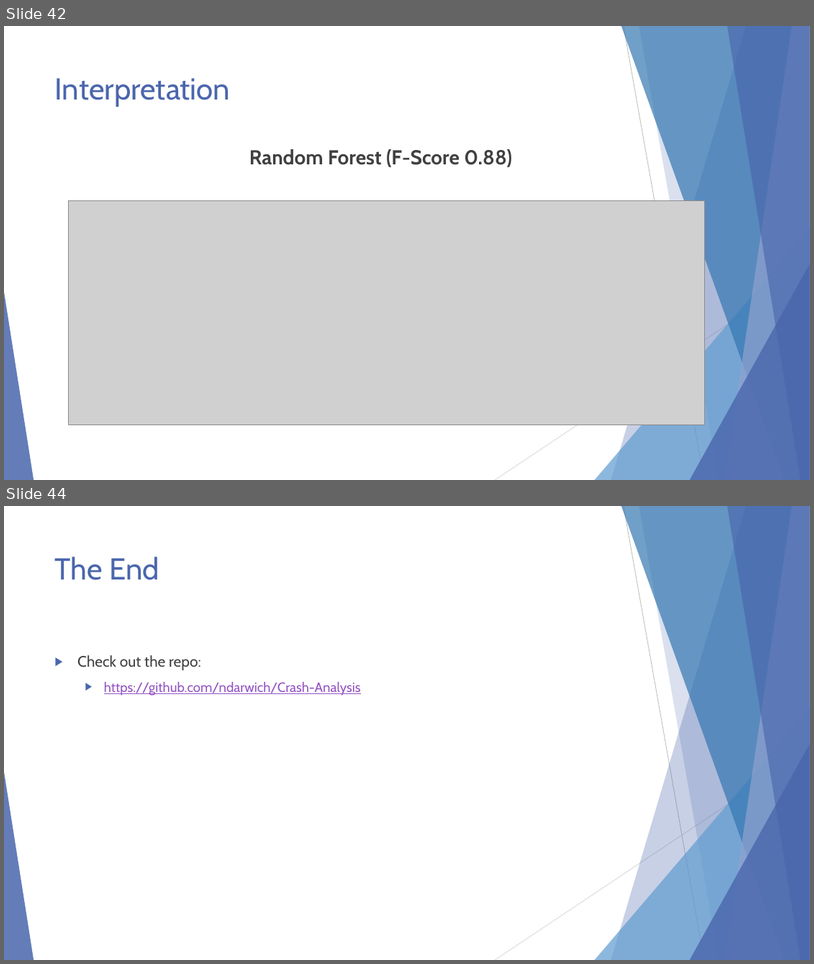
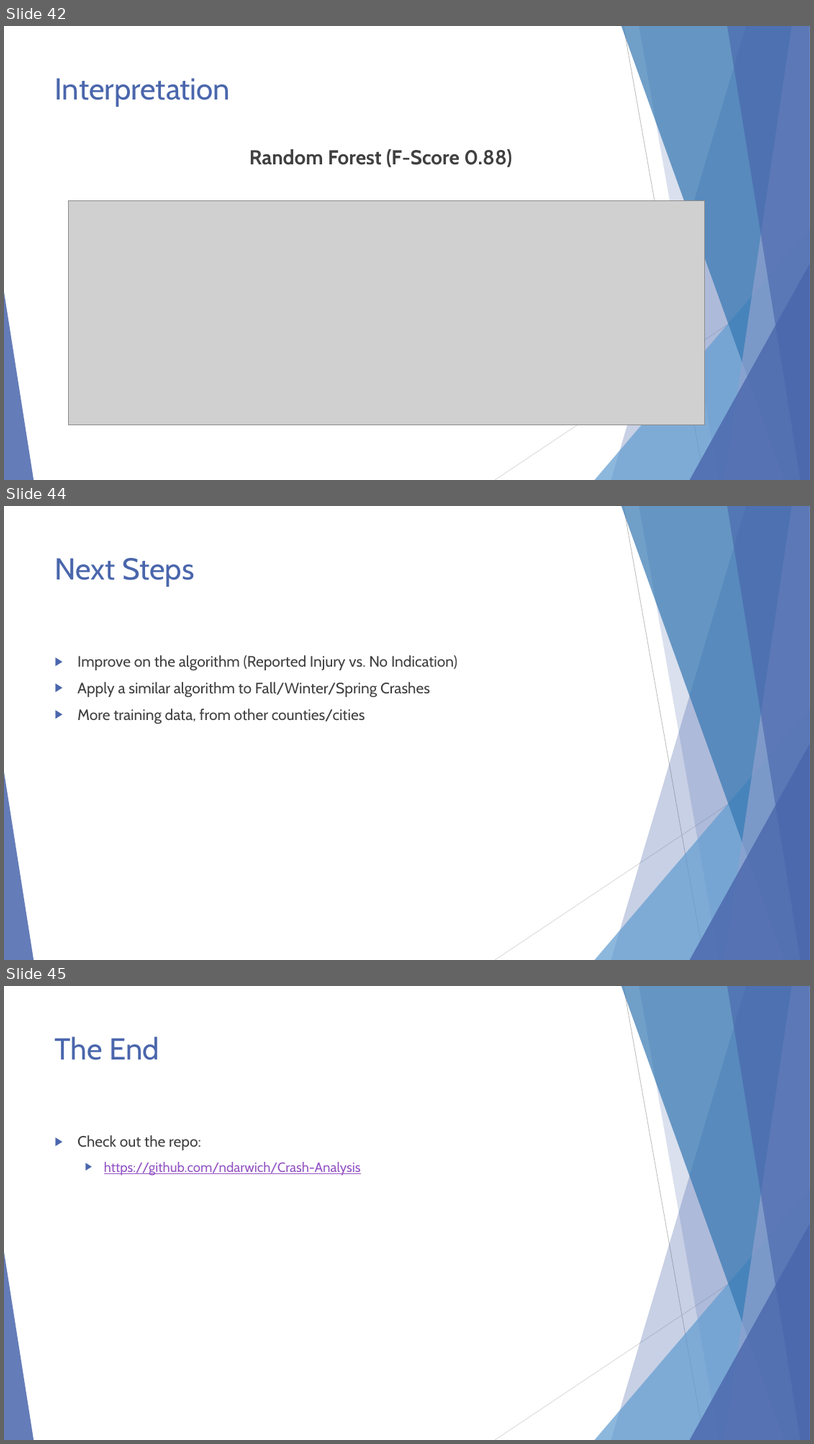
Before and after one commit to ndarwich/Crash-Analysis, a slide deck: Slides/An Investigation.pptx. Shown one above the other, each under a label of ours: slides 42 and 44 before the commit, slides 42, 44 and 45 after it; the slides between them are not shown. The pictures are 814x964 and 814x1444 pixels, drawn with LibreOffice and Linux fonts; fonts in the diff are those of the drawing; grey boxes stand for pictures. Boxes give left, top, right and bottom in pixels: in the first picture for what was removed or moved away, otherwise in the second. Text is boxed around its words. In the diff, an @@ line names an element or a change of style, - is before the commit and + after.

```diff
--- a/Slides/An Investigation.pptx
+++ b/Slides/An Investigation.pptx
@@ slide 44 added at [4, 506, 810, 960], background #FFFFFF; not listed: 10 template elements that a slide beside it also shows @@
@@ title added at [55, 558, 194, 587], 36 pt, text #4A66AC @@
+Next Steps
@@ text added at [77, 655, 458, 723], 18 pt, text #404040 @@
+▶ Improve on the algorithm (Reported Injury vs. No Indication)
+▶ Apply a similar algorithm to Fall/Winter/Spring Crashes
+▶ More training data, from other counties/cities
@@ what was slide 44 is now slide 45 @@
```
Also in this commit, not shown: 2 slides changed.
